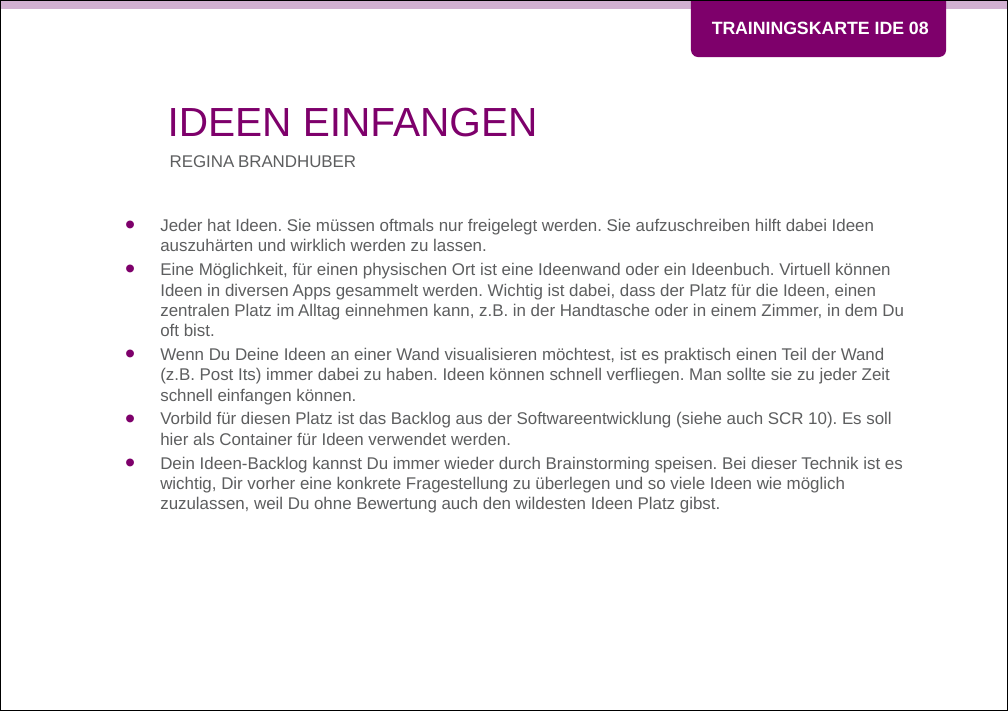
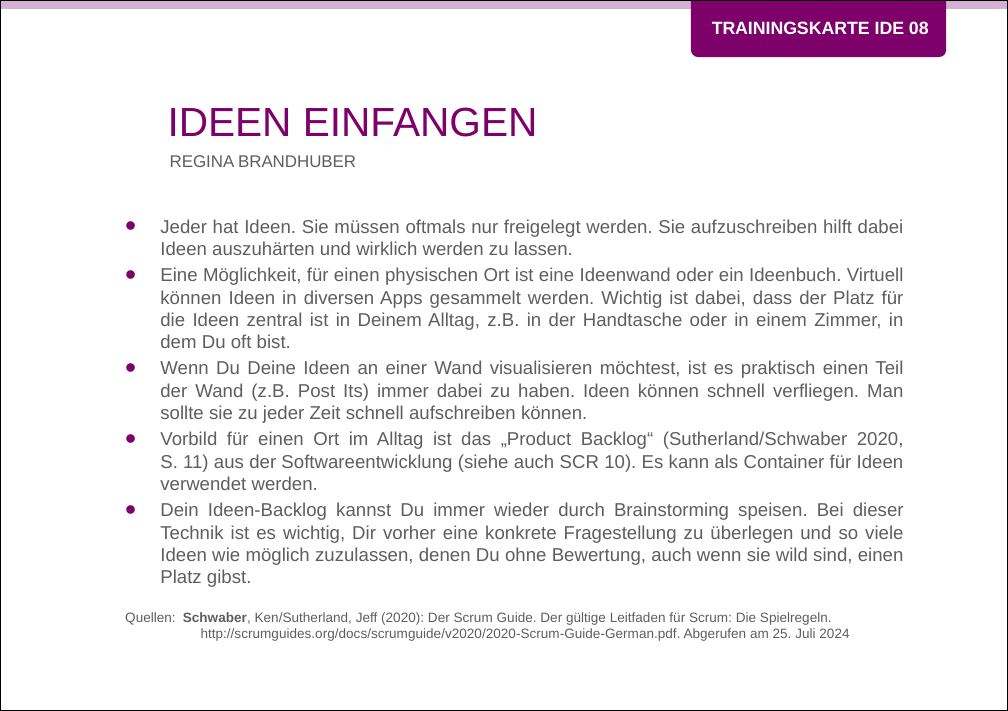
Before and after one commit to Teamtool/training-materials, a slide deck: slide 1 of training-cards/music moves/Ideas (IDE)/ger/apprentice/ger_IDE_08_Ideen_einfangen_MM_A.pptx. Drawn at 1008x711 pixels with LibreOffice and Linux fonts; fonts in the diff are those of the drawing; background and template pictures are left out. Boxes give left, top, right and bottom in pixels: in the first picture for what was removed or moved away, otherwise in the second. Text is boxed around its words. In the diff, an @@ line names an element or a change of style, - is before the commit and + after.

```diff
--- a/training-cards/music moves/Ideas (IDE)/ger/apprentice/ger_IDE_08_Ideen_einfangen_MM_A.pptx
+++ b/training-cards/music moves/Ideas (IDE)/ger/apprentice/ger_IDE_08_Ideen_einfangen_MM_A.pptx
@@ text at [160,219,904,255]: size 10 to 11 pt in "Jeder hat Ideen. Sie müssen oftmals nur ..."; alignment left to justified @@
@@ text at [125,267,904,641]: text changed; size 10 to 11 pt @@
-• Eine Möglichkeit, für einen physischen Ort ist eine Ideenwand oder ein Ideenbuch. Virtuell können Ideen in diversen Apps gesammelt werden. Wichtig ist dabei, dass der Platz für die Ideen, einen zentralen Platz im Alltag einnehmen kann, z.B. in der Handtasche oder in einem Zimmer, in dem Du oft bist.
-• Wenn Du Deine Ideen an einer Wand visualisieren möchtest, ist es praktisch einen Teil der Wand (z.B. Post Its) immer dabei zu haben. Ideen können schnell verfliegen. Man sollte sie zu jeder Zeit schnell einfangen können.
-• Vorbild für diesen Platz ist das Backlog aus der Softwareentwicklung (siehe auch SCR 10). Es soll hier als Container für Ideen verwendet werden.
-• Dein Ideen-Backlog kannst Du immer wieder durch Brainstorming speisen. Bei dieser Technik ist es wichtig, Dir vorher eine konkrete Fragestellung zu überlegen und so viele Ideen wie möglich zuzulassen, weil Du ohne Bewertung auch den wildesten Ideen Platz gibst.
+• Eine Möglichkeit, für einen physischen Ort ist eine Ideenwand oder ein Ideenbuch. Virtuell können Ideen in diversen Apps gesammelt werden. Wichtig ist dabei, dass der Platz für die Ideen zentral ist in Deinem Alltag, z.B. in der Handtasche oder in einem Zimmer, in dem Du oft bist.
+• Wenn Du Deine Ideen an einer Wand visualisieren möchtest, ist es praktisch einen Teil der Wand (z.B. Post Its) immer dabei zu haben. Ideen können schnell verfliegen. Man sollte sie zu jeder Zeit schnell aufschreiben können.
+• Vorbild für einen Ort im Alltag ist das „Product Backlog“ (Sutherland/Schwaber 2020, S. 11) aus der Softwareentwicklung (siehe auch SCR 10). Es kann als Container für Ideen verwendet werden.
+• Dein Ideen-Backlog kannst Du immer wieder durch Brainstorming speisen. Bei dieser Technik ist es wichtig, Dir vorher eine konkrete Fragestellung zu überlegen und so viele Ideen wie möglich zuzulassen, denen Du ohne Bewertung, auch wenn sie wild sind, einen Platz gibst.
+Quellen: Schwaber, Ken/Sutherland, Jeff (2020): Der Scrum Guide. Der gültige Leitfaden für Scrum: Die Spielregeln.
+http://scrumguides.org/docs/scrumguide/v2020/2020-Scrum-Guide-German.pdf. Abgerufen am 25. Juli 2024
```
Also in this commit, not shown: 1 other slide changed, 7 other files.
